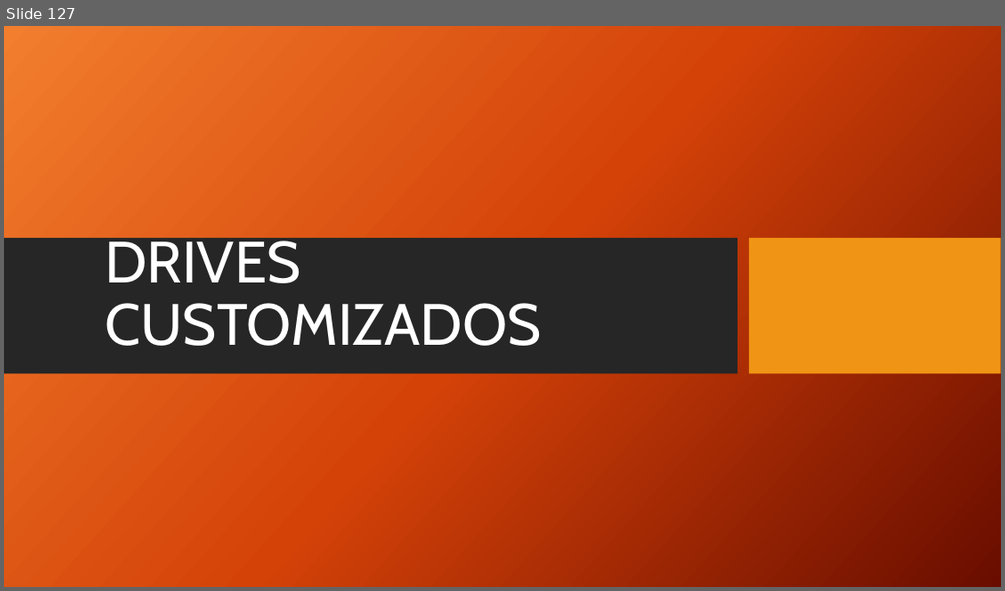
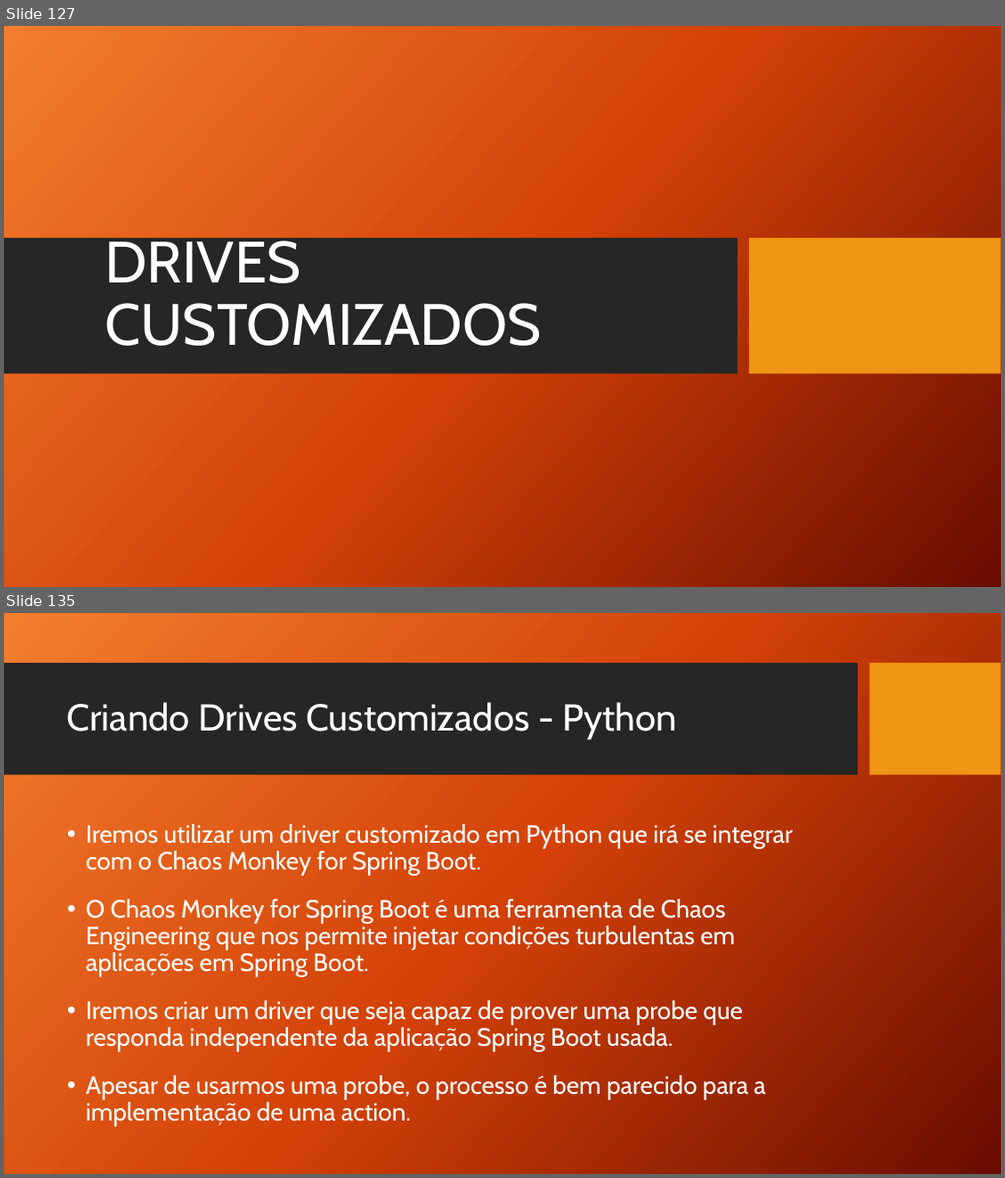
Before and after one commit to TCC-Chaos-Engineering/docs-chaos-engineering, a slide deck: docs/Chaos Engineering - Das Hipoteses aos Testes.pptx. Shown one above the other, each under a label of ours: slide 127 before the commit, slides 127 and 135 after it; the slides between them are not shown. The pictures are 1005x591 and 1005x1178 pixels, drawn with LibreOffice and Linux fonts; fonts in the diff are those of the drawing; background and template pictures are left out. Boxes give left, top, right and bottom in pixels: in the first picture for what was removed or moved away, otherwise in the second. Text is boxed around its words. In the diff, an @@ line names an element or a change of style, - is before the commit and + after.

Commit message:
Adiciona Criando Drives Customizados
Adiciona o subtópico: Criando Drives Customizados

```diff
--- a/docs/Chaos Engineering - Das Hipoteses aos Testes.pptx
+++ b/docs/Chaos Engineering - Das Hipoteses aos Testes.pptx
@@ slide 135 added at bbox=[4, 613, 1001, 1174], background picture (left out) @@
@@ rectangle added at bbox=[4, 663, 858, 775], fill #262626 @@
@@ rectangle added at bbox=[870, 663, 1001, 775], fill #F09415 @@
@@ title added at bbox=[67, 702, 677, 739], 36 pt, text #FFFFFF @@
+Criando Drives Customizados - Python
@@ text added at bbox=[86, 824, 793, 1126], 24 pt, text #FFFFFF @@
+• Iremos utilizar um driver customizado em Python que irá se integrar com o Chaos Monkey for Spring Boot.
+• O Chaos Monkey for Spring Boot é uma ferramenta de Chaos Engineering que nos permite injetar condições turbulentas em aplicações em Spring Boot.
+• Iremos criar um driver que seja capaz de prover uma probe que responda independente da aplicação Spring Boot usada.
+• Apesar de usarmos uma probe, o processo é bem parecido para a implementação de uma action.
```
Also in this commit, not shown: 7 slides changed, 16 other slides added.
